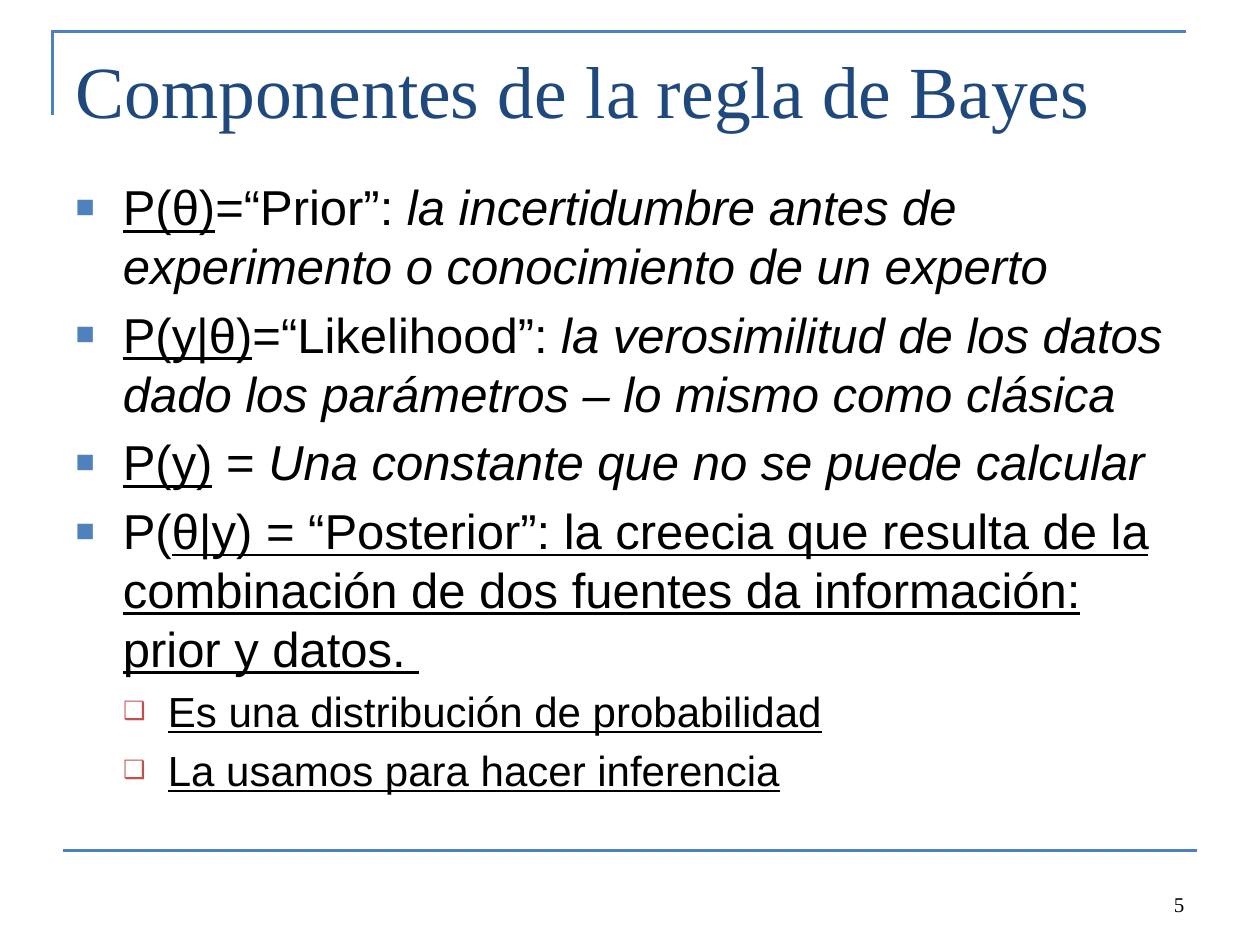
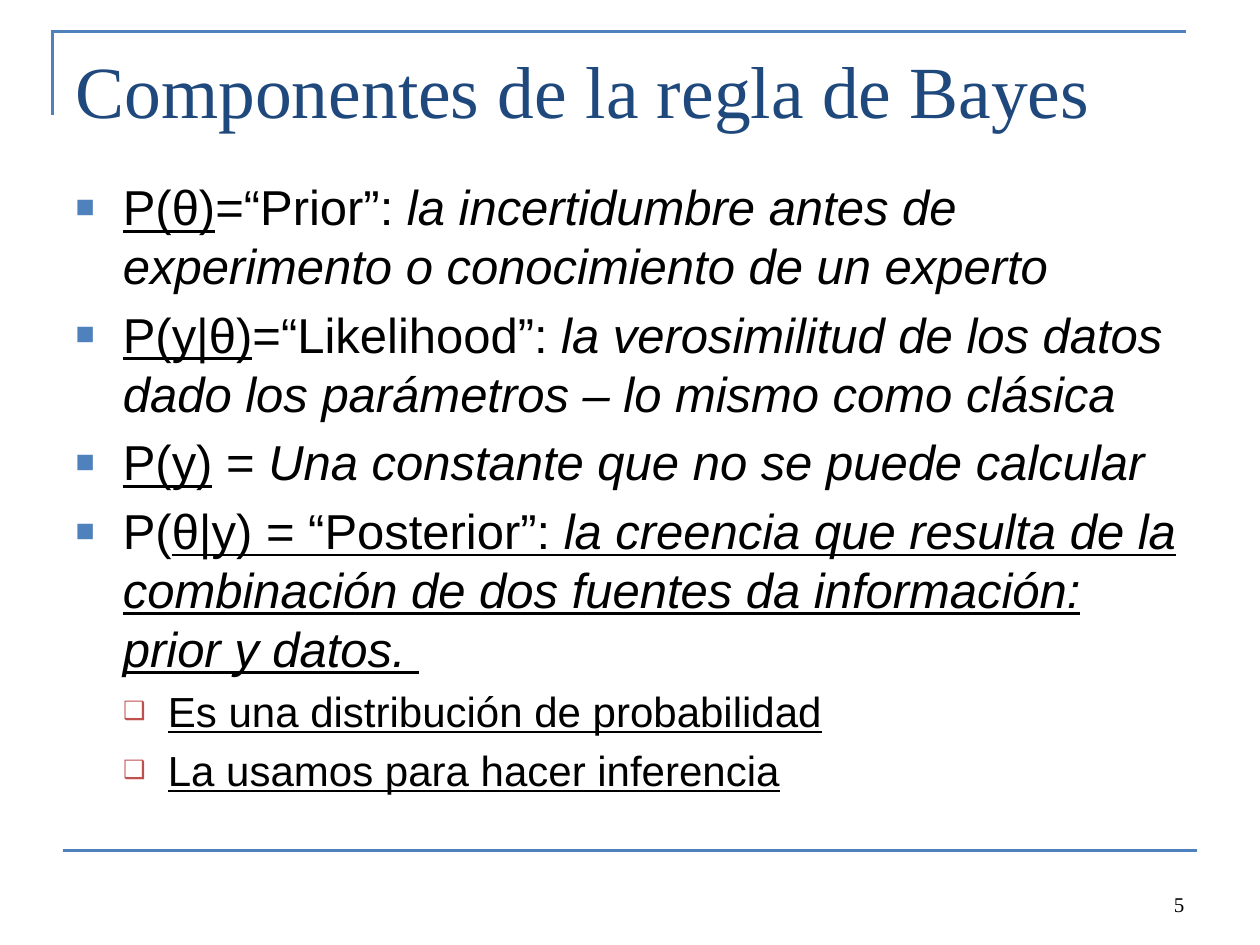
Before and after one commit to colemonnahan/bayes_workshop, a slide deck: slide 5 of dia2/lecture2_bayes.pptx. Drawn at 1260x945 pixels with LibreOffice and Linux fonts; fonts in the diff are those of the drawing. Boxes give left, top, right and bottom in pixels: in the first picture for what was removed or moved away, otherwise in the second. Text is boxed around its words. In the diff, an @@ line names an element or a change of style, - is before the commit and + after.

```diff
--- a/dia2/lecture2_bayes.pptx
+++ b/dia2/lecture2_bayes.pptx
@@ text at bbox=[123, 513, 1176, 677]: text changed; italic on @@
-■ P(θ|y) = “Posterior”: la creecia que resulta de la combinación de dos fuentes da información: prior y datos.
+■ P(θ|y) = “Posterior”: la creencia que resulta de la combinación de dos fuentes da información: prior y datos.
```
Also in this commit, not shown: 9 other slides changed, 4 other files.
